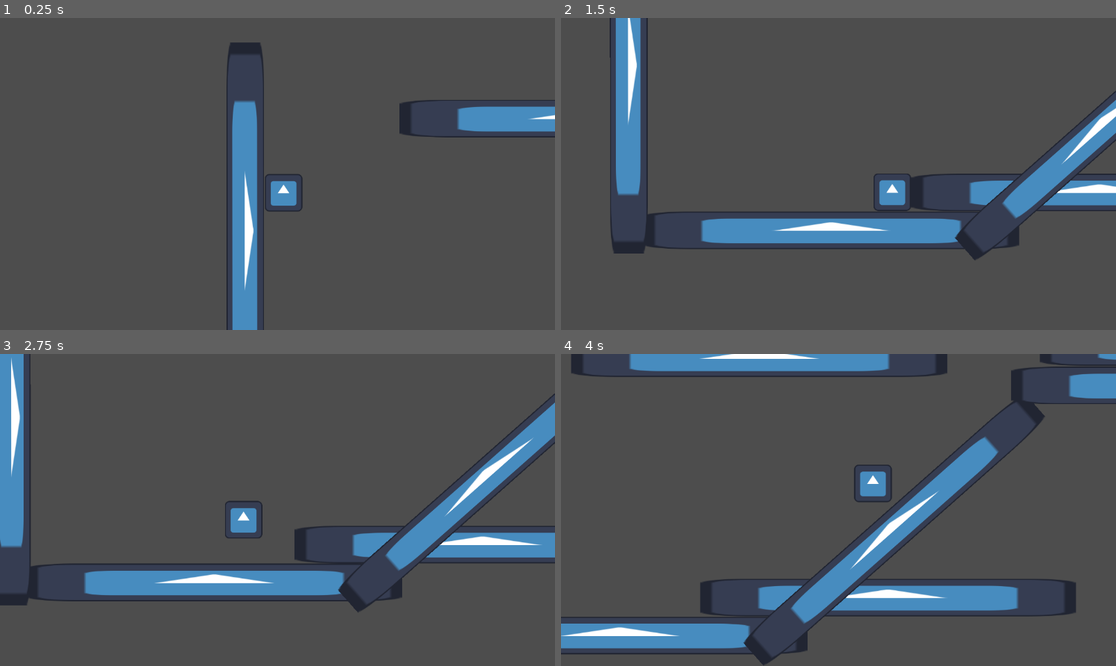
Above: before the commit, frames 1-4 (two rows, left to right).
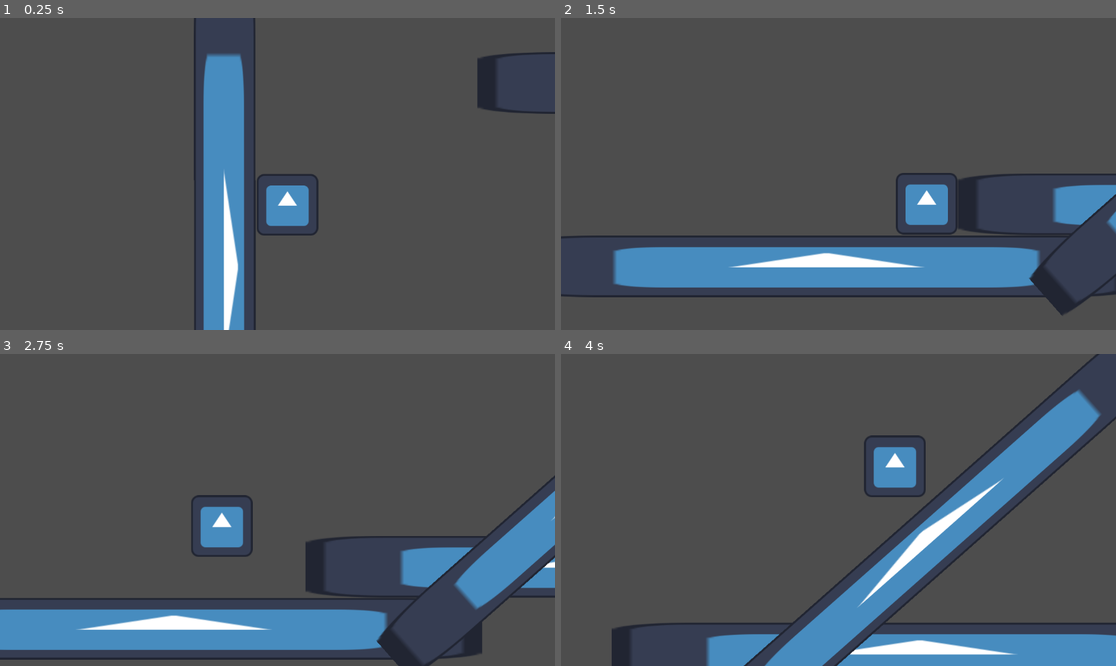
Above: after the commit, the same moments.

Repository: SPsEGS/GameJamLeMeilleurJeu
Game: Godot game, scene res://Scenes/Levels/TestScene.tscn
The game is run twice, just before and just after one commit, with the same random seed, the same clock (stepped at 60 frames per second) and the same inputs. The engine's default icon, where the game draws it, is replaced by a stand-in: a white triangle on a blue panel in a dark square.
Inputs:
- Up to frame 1 (0.25 s): no input
- Up to frame 2 (1.5 s): hold Right (p1_mv_right) from 0.53 s (still down); tap Down (p1_crouch) at 0.6, 1.35 s; tap Up (p1_jump) at 0.77 s
- Up to frame 3 (2.75 s): tap Up (p1_jump) at 1.52 s; release Right (p1_mv_right) at 2.03 s; hold Left (p1_mv_left) from 2.03 s (still down); tap Down (p1_crouch) at 2.1 s
- Up to frame 4 (4 s): release Left (p1_mv_left) at 2.78 s; hold Right (p1_mv_right) from 2.78 s (still down); tap Down (p1_crouch) at 2.85, 3.6 s; tap Up (p1_jump) at 3.02, 3.77 s

The runs differ from the first frame. In frame 1, 12% of the frame differs, in the area x 34-100%, y 0-100%; in frame 2, 25%; in frame 3, 29%; in frame 4, 31%, in the area x 0-100%, y 0-100%.

Commit message:
Add LightTestScene

Diff:
--- a/Scenes/Environment/Ceiling.tscn
+++ b/Scenes/Environment/Ceiling.tscn
@@ -5,7 +5,7 @@
 [sub_resource type="RectangleShape2D" id="RectangleShape2D_ykhct"]
 size = Vector2(128, 129)
 
-[node name="Area2D" type="StaticBody2D"]
+[node name="Ceiling" type="StaticBody2D"]
 scale = Vector2(5, 1)
 metadata/_edit_group_ = true
 
--- a/Scenes/Environment/Floor.tscn
+++ b/Scenes/Environment/Floor.tscn
@@ -5,7 +5,7 @@
 [sub_resource type="RectangleShape2D" id="RectangleShape2D_ykhct"]
 size = Vector2(128, 129)
 
-[node name="Area2D" type="StaticBody2D"]
+[node name="Floor" type="StaticBody2D"]
 scale = Vector2(5, 1)
 metadata/_edit_group_ = true
 
--- a/Scenes/Environment/Wall.tscn
+++ b/Scenes/Environment/Wall.tscn
@@ -5,7 +5,7 @@
 [sub_resource type="RectangleShape2D" id="RectangleShape2D_ykhct"]
 size = Vector2(128, 129)
 
-[node name="Area2D" type="StaticBody2D"]
+[node name="Wall" type="StaticBody2D"]
 rotation = -1.5708
 scale = Vector2(5, 1)
 metadata/_edit_group_ = true
--- /dev/null
+++ b/Scenes/Levels/LightTestScene.tscn
@@ -0,0 +1,30 @@
+[gd_scene load_steps=4 format=3 uid="uid://dmdq3j51y0v1b"]
+
+[ext_resource type="PackedScene" uid="uid://dxww3htj70b5o" path="res://Scenes/Environment/Wall.tscn" id="1_1hnfn"]
+[ext_resource type="PackedScene" path="res://Scenes/Human.tscn" id="1_tq0vx"]
+[ext_resource type="PackedScene" uid="uid://c3oommgjqix5" path="res://Scenes/Environment/Floor.tscn" id="3_454ly"]
+
+[node name="LightTestScene" type="Node2D"]
+
+[node name="CharacterBody2D" parent="." instance=ExtResource("1_tq0vx")]
+position = Vector2(573, 329)
+
+[node name="Level" type="Node2D" parent="."]
+
+[node name="Wall2" parent="Level" instance=ExtResource("1_1hnfn")]
+position = Vector2(64, 960)
+
+[node name="Wall" parent="Level" instance=ExtResource("1_1hnfn")]
+position = Vector2(64, 320)
+
+[node name="Floor" parent="Level" instance=ExtResource("3_454ly")]
+position = Vector2(448, 1216)
+
+[node name="Floor2" parent="Level" instance=ExtResource("3_454ly")]
+position = Vector2(1088, 1216)
+
+[node name="Floor4" parent="Level" instance=ExtResource("3_454ly")]
+position = Vector2(1216, 832)
+
+[node name="Floor3" parent="Level" instance=ExtResource("3_454ly")]
+position = Vector2(1728, 1216)
--- a/Scenes/Player.tscn
+++ b/Scenes/Player.tscn
@@ -16,5 +16,4 @@
 shape = SubResource("RectangleShape2D_m10ex")
 
 [node name="Camera2D" type="Camera2D" parent="."]
-zoom = Vector2(0.61, 0.61)
 position_smoothing_enabled = true
--- /dev/null
+++ b/Scenes/TestScene.tscn
@@ -0,0 +1,226 @@
+[gd_scene load_steps=4 format=3 uid="uid://daiwbqnuirnlx"]
+
+[ext_resource type="PackedScene" uid="uid://u5xexd2ip3w6" path="res://Scenes/Player.tscn" id="1_6v2g5"]
+[ext_resource type="Texture2D" uid="uid://dv76vp6l72tk8" path="res://icon.svg" id="2_bav56"]
+
+[sub_resource type="RectangleShape2D" id="RectangleShape2D_5j08r"]
+size = Vector2(127.7, 129)
+
+[node name="Node2D" type="Node2D"]
+
+[node name="CharacterBody2D" parent="." instance=ExtResource("1_6v2g5")]
+position = Vector2(604, 251)
+
+[node name="Area2D" type="StaticBody2D" parent="."]
+position = Vector2(635, 791)
+scale = Vector2(10, 1)
+metadata/_edit_group_ = true
+
+[node name="Sprite2D" type="Sprite2D" parent="Area2D"]
+texture = ExtResource("2_bav56")
+
+[node name="CollisionShape2D" type="CollisionShape2D" parent="Area2D"]
+position = Vector2(0.0500031, -1.5)
+shape = SubResource("RectangleShape2D_5j08r")
+
+[node name="Area2D2" type="StaticBody2D" parent="."]
+position = Vector2(1548, 662)
+scale = Vector2(10, 1)
+metadata/_edit_group_ = true
+
+[node name="Sprite2D" type="Sprite2D" parent="Area2D2"]
+texture = ExtResource("2_bav56")
+
+[node name="CollisionShape2D" type="CollisionShape2D" parent="Area2D2"]
+position = Vector2(0.0500031, -1.5)
+shape = SubResource("RectangleShape2D_5j08r")
+
+[node name="Area2D3" type="StaticBody2D" parent="."]
+position = Vector2(1569, 431)
+rotation = -0.724488
+scale = Vector2(10, 1)
+metadata/_edit_group_ = true
+
+[node name="Sprite2D" type="Sprite2D" parent="Area2D3"]
+texture = ExtResource("2_bav56")
+
+[node name="CollisionShape2D" type="CollisionShape2D" parent="Area2D3"]
+position = Vector2(0.0500031, -1.5)
+shape = SubResource("RectangleShape2D_5j08r")
+
+[node name="Area2D4" type="StaticBody2D" parent="."]
+position = Vector2(-54, 229)
+rotation = 1.57018
+scale = Vector2(10, 1)
+metadata/_edit_group_ = true
+
+[node name="Sprite2D" type="Sprite2D" parent="Area2D4"]
+texture = ExtResource("2_bav56")
+
+[node name="CollisionShape2D" type="CollisionShape2D" parent="Area2D4"]
+position = Vector2(0.0500031, -1.5)
+shape = SubResource("RectangleShape2D_5j08r")
+
+[node name="Area2D5" type="StaticBody2D" parent="."]
+position = Vector2(2606, -60)
+scale = Vector2(10, 1)
+metadata/_edit_group_ = true
+
+[node name="Sprite2D" type="Sprite2D" parent="Area2D5"]
+texture = ExtResource("2_bav56")
+
+[node name="CollisionShape2D" type="CollisionShape2D" parent="Area2D5"]
+position = Vector2(0.0500031, -1.5)
+shape = SubResource("RectangleShape2D_5j08r")
+
+[node name="Area2D6" type="StaticBody2D" parent="."]
+position = Vector2(940, -580)
+scale = Vector2(10, 1)
+metadata/_edit_group_ = true
+
+[node name="Sprite2D" type="Sprite2D" parent="Area2D6"]
+texture = ExtResource("2_bav56")
+
+[node name="CollisionShape2D" type="CollisionShape2D" parent="Area2D6"]
+position = Vector2(0.0500031, -1.5)
+shape = SubResource("RectangleShape2D_5j08r")
+
+[node name="Area2D7" type="StaticBody2D" parent="."]
+position = Vector2(1110, -153)
+scale = Vector2(10, 1)
+metadata/_edit_group_ = true
+
+[node name="Sprite2D" type="Sprite2D" parent="Area2D7"]
+texture = ExtResource("2_bav56")
+
+[node name="CollisionShape2D" type="CollisionShape2D" parent="Area2D7"]
+position = Vector2(0.0500031, -1.5)
+shape = SubResource("RectangleShape2D_5j08r")
+
+[node name="Area2D8" type="StaticBody2D" parent="."]
+position = Vector2(2704, -191)
+scale = Vector2(10, 1)
+metadata/_edit_group_ = true
+
+[node name="Sprite2D" type="Sprite2D" parent="Area2D8"]
+texture = ExtResource("2_bav56")
+
+[node name="CollisionShape2D" type="CollisionShape2D" parent="Area2D8"]
+position = Vector2(0.0500031, -1.5)
+shape = SubResource("RectangleShape2D_5j08r")
+
+[node name="Area2D9" type="StaticBody2D" parent="."]
+position = Vector2(2802, -323)
+scale = Vector2(10, 1)
+metadata/_edit_group_ = true
+
+[node name="Sprite2D" type="Sprite2D" parent="Area2D9"]
+texture = ExtResource("2_bav56")
+
+[node name="CollisionShape2D" type="CollisionShape2D" parent="Area2D9"]
+position = Vector2(0.0500031, -1.5)
+shape = SubResource("RectangleShape2D_5j08r")
+
+[node name="Area2D10" type="StaticBody2D" parent="."]
+position = Vector2(2907, -452)
+scale = Vector2(10, 1)
+metadata/_edit_group_ = true
+
+[node name="Sprite2D" type="Sprite2D" parent="Area2D10"]
+texture = ExtResource("2_bav56")
+
+[node name="CollisionShape2D" type="CollisionShape2D" parent="Area2D10"]
+position = Vector2(0.0500031, -1.5)
+shape = SubResource("RectangleShape2D_5j08r")
+
+[node name="Area2D16" type="StaticBody2D" parent="."]
+position = Vector2(13217, -1013)
+scale = Vector2(100, 1)
+metadata/_edit_group_ = true
+
+[node name="Sprite2D" type="Sprite2D" parent="Area2D16"]
+texture = ExtResource("2_bav56")
+
+[node name="CollisionShape2D" type="CollisionShape2D" parent="Area2D16"]
+position = Vector2(0.0500031, -1.5)
+shape = SubResource("RectangleShape2D_5j08r")
+
+[node name="Area2D11" type="StaticBody2D" parent="."]
+position = Vector2(4025, 47)
+rotation = 0.728392
+scale = Vector2(10, 1)
+metadata/_edit_group_ = true
+
+[node name="Sprite2D" type="Sprite2D" parent="Area2D11"]
+texture = ExtResource("2_bav56")
+
+[node name="CollisionShape2D" type="CollisionShape2D" parent="Area2D11"]
+position = Vector2(0.0500031, -1.5)
+shape = SubResource("RectangleShape2D_5j08r")
+
+[node name="Area2D13" type="StaticBody2D" parent="."]
+position = Vector2(12092.2, 6491.42)
+rotation = 0.730602
+scale = Vector2(99.9758, 1.02387)
+skew = 0.21527
+metadata/_edit_group_ = true
+
+[node name="Sprite2D" type="Sprite2D" parent="Area2D13"]
+texture = ExtResource("2_bav56")
+
+[node name="CollisionShape2D" type="CollisionShape2D" parent="Area2D13"]
+position = Vector2(0.0500031, -1.5)
+shape = SubResource("RectangleShape2D_5j08r")
+
+[node name="Area2D14" type="StaticBody2D" parent="."]
+position = Vector2(89325.6, 74939.2)
+rotation = 0.730602
+scale = Vector2(999.758, 1.02387)
+skew = 0.21527
+metadata/_edit_group_ = true
+
+[node name="Sprite2D" type="Sprite2D" parent="Area2D14"]
+texture = ExtResource("2_bav56")
+
+[node name="CollisionShape2D" type="CollisionShape2D" parent="Area2D14"]
+position = Vector2(0.0500031, -1.5)
+shape = SubResource("RectangleShape2D_5j08r")
+
+[node name="Area2D15" type="StaticBody2D" parent="."]
+position = Vector2(857467, 762442)
+rotation = 0.730603
+scale = Vector2(9997.58, 1.59699)
+skew = 0.893959
+metadata/_edit_group_ = true
+
+[node name="Sprite2D" type="Sprite2D" parent="Area2D15"]
+texture = ExtResource("2_bav56")
+
+[node name="CollisionShape2D" type="CollisionShape2D" parent="Area2D15"]
+position = Vector2(0.0500031, -1.5)
+shape = SubResource("RectangleShape2D_5j08r")
+
+[node name="Area2D12" type="StaticBody2D" parent="."]
+position = Vector2(4232, 666)
+scale = Vector2(10, 1)
+metadata/_edit_group_ = true
+
+[node name="Sprite2D" type="Sprite2D" parent="Area2D12"]
+texture = ExtResource("2_bav56")
+
+[node name="CollisionShape2D" type="CollisionShape2D" parent="Area2D12"]
+position = Vector2(0.0500031, -1.5)
+shape = SubResource("RectangleShape2D_5j08r")
+
+[node name="Area2D17" type="StaticBody2D" parent="."]
+position = Vector2(5015, 399)
+rotation = -1.50203
+scale = Vector2(10, 1)
+metadata/_edit_group_ = true
+
+[node name="Sprite2D" type="Sprite2D" parent="Area2D17"]
+texture = ExtResource("2_bav56")
+
+[node name="CollisionShape2D" type="CollisionShape2D" parent="Area2D17"]
+position = Vector2(0.0500031, -1.5)
+shape = SubResource("RectangleShape2D_5j08r")
Binary file added: Assets/Textures/Lights/PointLight_neutral.webp
Not shown, added: Assets/Textures/Lights/PointLight_neutral.webp.import
